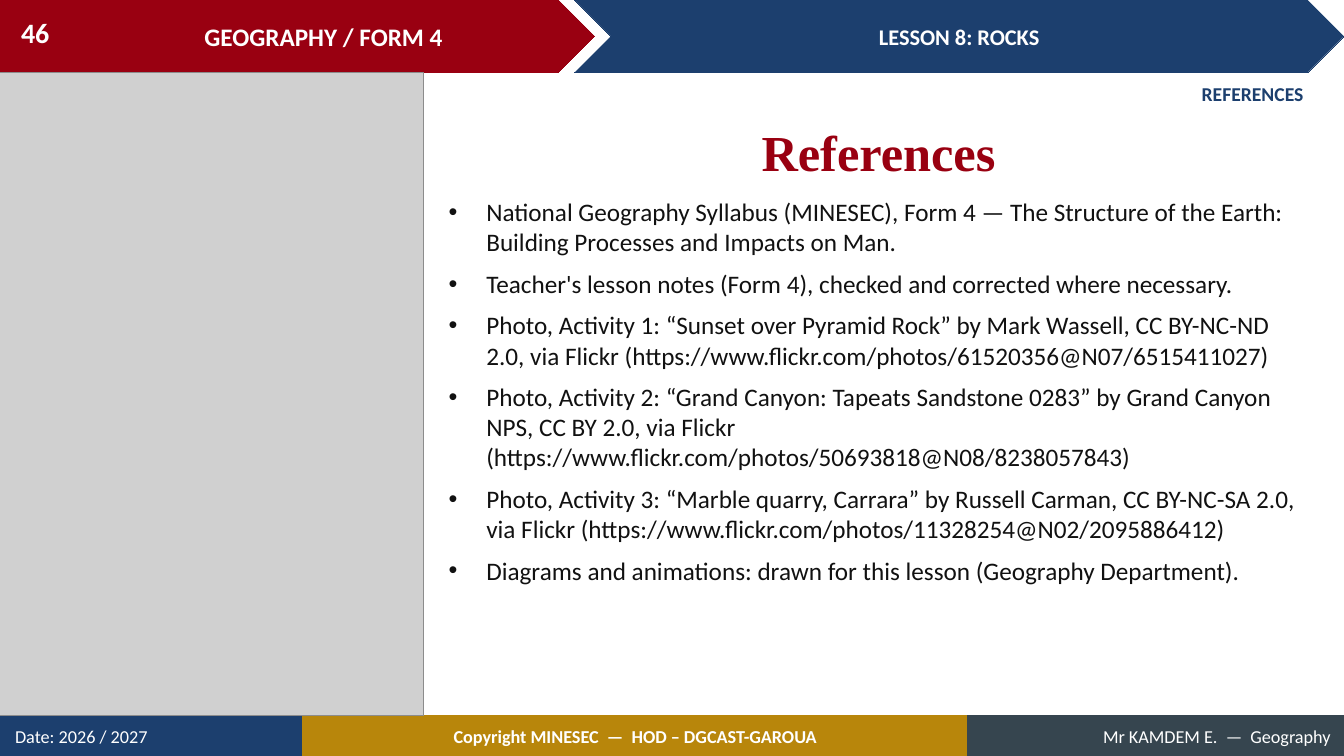
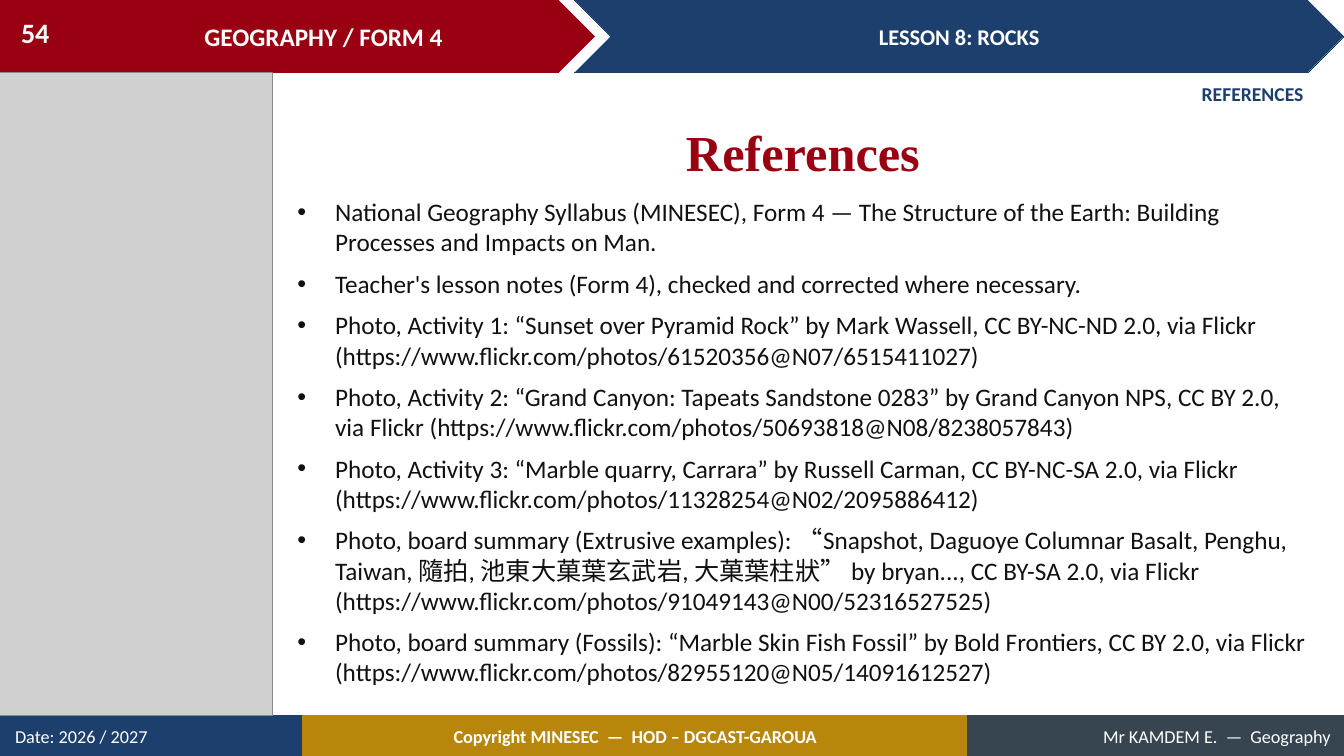
Before and after one commit to Berthautk/linea-github, a slide deck: slide 54 of lecons/F3/11_FORM4_LESSON08_Rocks.pptx (slide 46 before the commit). Drawn at 1344x756 pixels with LibreOffice and Linux fonts; fonts in the diff are those of the drawing; grey boxes stand for pictures. Boxes give left, top, right and bottom in pixels: in the first picture for what was removed or moved away, otherwise in the second. Text is boxed around its words. In the diff, an @@ line names an element or a change of style, - is before the commit and + after.

```diff
--- a/lecons/F3/11_FORM4_LESSON08_Rocks.pptx
+++ b/lecons/F3/11_FORM4_LESSON08_Rocks.pptx
@@ page number at [21,24,49,43]: text changed @@
-46
+54
@@ picture: place and size @@
-picture at [0,73,423,716]
+picture at [0,73,272,716]
@@ text "References": place and size @@
-text "References" at [762,135,996,172]
+text "References" at [686,135,920,172]
@@ text "National Geography Syllabus (MINESEC), Form ...": place and size @@
-text "National Geography Syllabus (MINESEC), Form ..." at [486,202,1294,585]
+text "National Geography Syllabus (MINESEC), Form ..." at [335,202,1305,685]
@@ text at [335,528,1305,685]: text changed @@
-• Diagrams and animations: drawn for this lesson (Geography Department).
+• Photo, board summary (Extrusive examples): “Snapshot, Daguoye Columnar Basalt, Penghu, Taiwan, 隨拍, 池東大菓葉玄武岩, 大菓葉柱狀” by bryan..., CC BY-SA 2.0, via Flickr (https://www.flickr.com/photos/91049143@N00/52316527525)
+• Photo, board summary (Fossils): “Marble Skin Fish Fossil” by Bold Frontiers, CC BY 2.0, via Flickr (https://www.flickr.com/photos/82955120@N05/14091612527)
```
Also in this commit, not shown: 19 other slides changed, 11 slides added, 2 slides removed, 8 other files.
